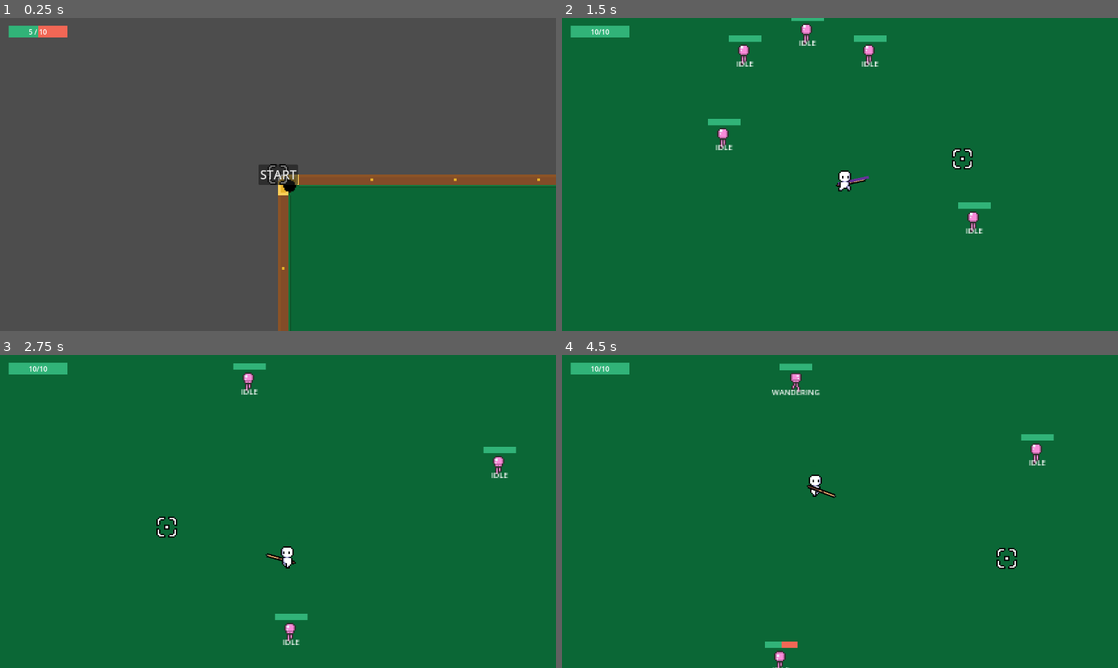
Above: before the commit, frames 1-4 (two rows, left to right).
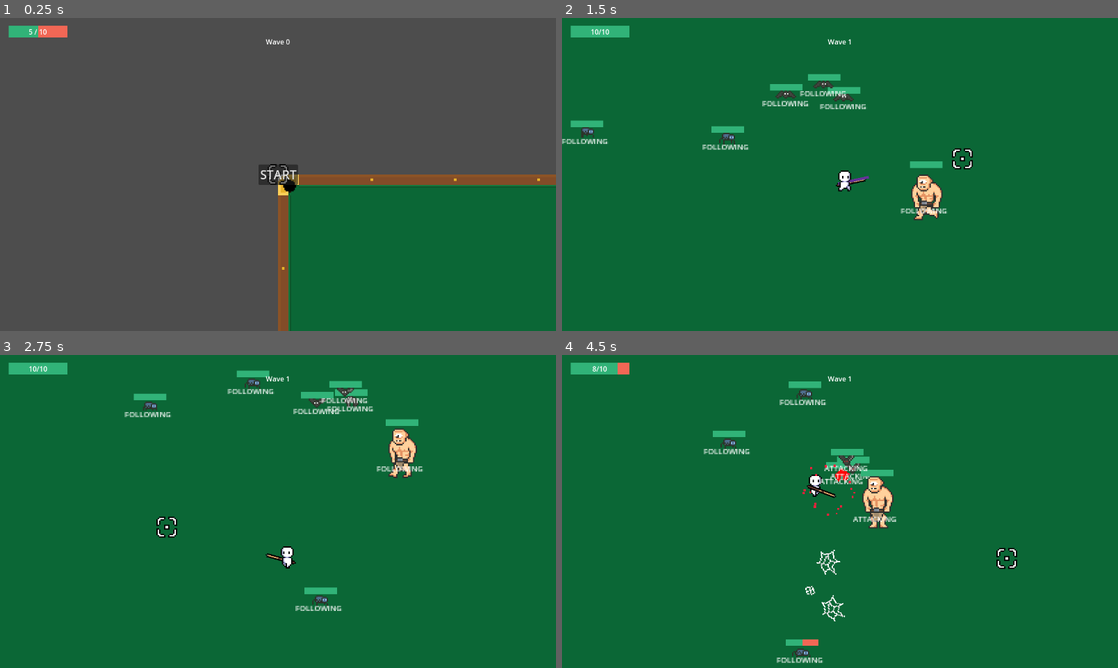
Above: after the commit, the same moments.

Repository: jelmersnippe/punching-game
Game: Godot game, scene res://tile_map_test.tscn
Two runs of this game, one before a commit and one after it. Both use one fixed random seed, a clock stepped at 60 frames per second and the inputs below.
Inputs (mouse positions are in pixels of both pictures, inside the frame that each line leads up to):
- Up to frame 1 (0.25 s): no input
- Up to frame 2 (1.5 s): click "START" at 0.5 s; tap Enter at 1.25 s; move the mouse to (962, 158) at 1.27 s; press the mouse at (962, 158) at 1.28 s; hold D (move_right) from 1.28 s (still down)
- Up to frame 3 (2.75 s): move the mouse to (166, 527) at 2.02 s; release D (move_right) at 2.03 s; release the mouse at (166, 527) at 2.03 s; hold S (move_down) from 2.03 s (still down); click (166, 527) at 2.1 s
- Up to frame 4 (4.5 s): move the mouse to (895, 442) at 2.77 s; release S (move_down) at 2.78 s; press the mouse at (895, 442) at 2.78 s; hold D (move_right) 2.78-3.53 s; move the mouse to (812, 574) at 3.52 s; release the mouse at (812, 574) at 3.53 s; hold W (move_up) 3.53-4.28 s; click (812, 574) at 3.6 s; move the mouse to (1006, 558) at 4.27 s; press the mouse at (1006, 558) at 4.28 s; hold A (move_left) from 4.28 s (still down)

The runs differ from the first frame. In frame 1, less than 0.1% of the frame differs, in the area x 47-53%, y 6-9%; in frame 2, 3.3%; in frame 3, 3.2%; in frame 4, 3.5%, in the area x 5-89%, y 2-100%.

Commit message:
Add wave display and return all player health at the end of a wave

Diff:
--- a/game_manager.gd
+++ b/game_manager.gd
@@ -1,6 +1,7 @@
 extends Node2D
 
 signal player_spawned(player: Node2D)
+signal wave_changed(wave: int)
 
 var player_scene = preload("res://player.tscn")
 var charger_scene = preload("res://enemy/charger.tscn")
@@ -11,6 +12,11 @@
 @export var tile_map: TileMap
 @export var spawn_container: Node
 @export var enemy_spawn_count: int = 10
+
+var wave_index: int = 0:
+	set(value):
+		wave_index = value
+		wave_changed.emit(wave_index)
 
 var remaining_enemies = 0
 
@@ -42,39 +48,42 @@
 
 	for pos in enemy_spawns:
 		var rng = randi_range(0, 100)
-		var new: Enemy = fodder_scene.instantiate() as Enemy
-		#if rng < 40:
-			#new = charger_scene.instantiate() as Enemy
-		#elif rng < 60:
-			#new = ranged_scene.instantiate() as Enemy
-		#elif rng < 90:
-			#new = fodder_scene.instantiate() as Enemy
-		#else:
-			#new = big_scene.instantiate() as Enemy
+		var new: Enemy
+		if rng < 40:
+			new = charger_scene.instantiate() as Enemy
+		elif rng < 60:
+			new = ranged_scene.instantiate() as Enemy
+		elif rng < 90:
+			new = fodder_scene.instantiate() as Enemy
+		else:
+			new = big_scene.instantiate() as Enemy
 
 		new.position = pos * $TileMap.rendering_quadrant_size
 		new.health_component.died.connect(_reduce_remaining_enemies)
 		spawn_container.add_child.call_deferred(new)
 		remaining_enemies += 1
 
-	print("spawn: " + str(remaining_enemies))
+	wave_index += 1
 
+var player: Player
 func _on_ui_start_game_requested():
+	wave_index = 0
 	for child in spawn_container.get_children():
 		child.queue_free()
 	remaining_enemies = 0
 
-	var player = player_scene.instantiate()
+	player = player_scene.instantiate() as Player
 	player.position = center_tile * tile_map.rendering_quadrant_size
 	player.health_component.died.connect($UI.show_game_over)
 	spawn_container.add_child.call_deferred(player)
 	player_spawned.emit(player)
 
+	wave_changed.connect(func(x): player.health_component.take_damage(-player.health_component.max_health))
+
 	_spawn_enemies()
 
 func _reduce_remaining_enemies():
 	remaining_enemies -= 1
-	print("reduce: " + str(remaining_enemies))
 
 	if remaining_enemies <= 0:
 		_spawn_enemies()
--- a/player.gd
+++ b/player.gd
@@ -25,6 +25,7 @@
 @export var TIME_TO_MAX_CHARGE = 1
 @export var MAX_CHARGE = 600
 @export var PUNCH_TIME = 0.2
+@export var POST_PUNCH_INVULNERABLE_TIME = 0.5
 
 var CHARGE_SPEED: int = MAX_CHARGE / TIME_TO_MAX_CHARGE
 
@@ -45,8 +46,9 @@
 	$RotationPoint/Cue/CollisionShape2D.set_deferred("disabled", true)
 	$RotationPoint/KnockbackComponent/CollisionShape2D.set_deferred("disabled", true)
 
-	$HurtboxComponent/CollisionShape2D.set_deferred("disabled", false)
-	$KnockableComponent/CollisionShape2D.set_deferred("disabled", false)
+	var timer = get_tree().create_timer(POST_PUNCH_INVULNERABLE_TIME)
+	timer.timeout.connect(func(): $HurtboxComponent/CollisionShape2D.set_deferred("disabled", false))
+	timer.timeout.connect(func(): $KnockableComponent/CollisionShape2D.set_deferred("disabled", false))
 
 	$RotationPoint/Cue.position = default_cue_position
 
--- a/tile_map_test.tscn
+++ b/tile_map_test.tscn
@@ -17,8 +17,7 @@
 format = 2
 layer_0/tile_data = PackedInt32Array(0, 0, 0, 589824, 0, 2, 655360, 0, 2, 720896, 0, 2, 786432, 0, 1, 851968, 0, 2, 917 …(22152 unchanged characters)…
 
-[node name="PlayerCamera" parent="." node_paths=PackedStringArray("target") instance=ExtResource("3_niu2f")]
-target = NodePath("")
+[node name="PlayerCamera" parent="." instance=ExtResource("3_niu2f")]
 
 [node name="UI" parent="." instance=ExtResource("8_dr0dx")]
 
@@ -28,4 +27,5 @@
 
 [connection signal="player_spawned" from="." to="PlayerCamera" method="_on_main_player_spawned"]
 [connection signal="player_spawned" from="." to="UI" method="_on_main_player_spawned"]
+[connection signal="wave_changed" from="." to="UI" method="set_wave"]
 [connection signal="start_game_requested" from="UI" to="." method="_on_ui_start_game_requested"]
--- a/ui.gd
+++ b/ui.gd
@@ -7,6 +7,9 @@
 	_disabled_screenflash()
 	$StartButton.show()
 	$GameOverLabel.hide()
+
+func set_wave(wave: int):
+	$WaveLabel.text = "Wave " + str(wave)
 
 func screen_flash(intensity: float, time: float):
 	var shader_material = $ScreenFlash.material as ShaderMaterial
--- a/ui.tscn
+++ b/ui.tscn
@@ -70,4 +70,18 @@
 horizontal_alignment = 1
 vertical_alignment = 1
 
+[node name="WaveLabel" type="Label" parent="."]
+anchors_preset = 5
+anchor_left = 0.5
+anchor_right = 0.5
+offset_left = -28.0
+offset_top = 43.0
+offset_right = 28.0
+offset_bottom = 66.0
+grow_horizontal = 2
+size_flags_horizontal = 4
+text = "Wave 0"
+horizontal_alignment = 1
+vertical_alignment = 1
+
 [connection signal="pressed" from="StartButton" to="." method="_on_start_button_pressed"]
